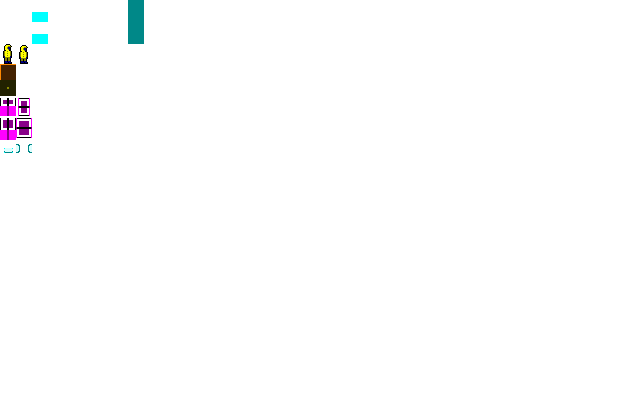
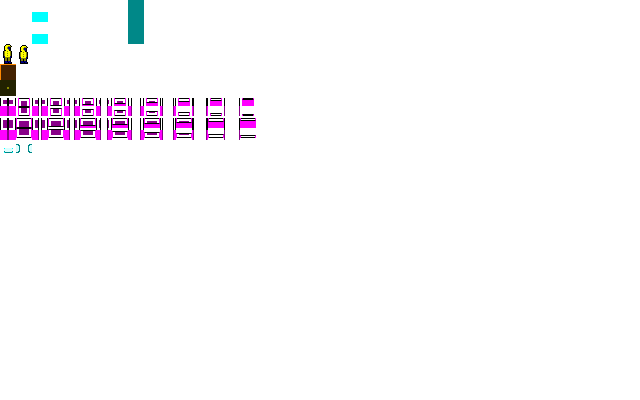
Revision of a layered 640px x 400px image; what changed, layer by layer:
added group "OuterDoor" with 8 layers above "InnerDoor" over box(32, 118, 256, 140)
added layer "OuterDoor #8" in group "OuterDoor" over box(224, 118, 256, 140)
added layer "OuterDoor #7" in group "OuterDoor" over box(192, 118, 224, 140)
added layer "OuterDoor #6" in group "OuterDoor" over box(160, 118, 192, 140)
added layer "OuterDoor #5" in group "OuterDoor" over box(128, 118, 160, 140)
added layer "OuterDoor #4" in group "OuterDoor" over box(96, 118, 128, 140)
added layer "OuterDoor #3" in group "OuterDoor" over box(64, 118, 96, 140)
added layer "OuterDoor #2" in group "OuterDoor" over box(32, 118, 64, 140)
added group "InnerDoor" with 7 layers above "WindowTop" over box(32, 98, 254, 116)
added layer "InnerDoorOpen1" in group "InnerDoor" over box(32, 98, 62, 116)
added layer "InnerDoorOpen2" in group "InnerDoor" over box(64, 98, 94, 116)
added layer "InnerDoorOpen3" in group "InnerDoor" over box(96, 98, 126, 116)
added layer "InnerDoorOpen4" in group "InnerDoor" over box(128, 98, 158, 116)
added layer "InnerDoorOpen5" in group "InnerDoor" over box(160, 98, 190, 116)
added layer "InnerDoorOpen6" in group "InnerDoor" over box(192, 98, 222, 116)
added layer "InnerDoorOpen7" in group "InnerDoor" over box(224, 98, 254, 116)
